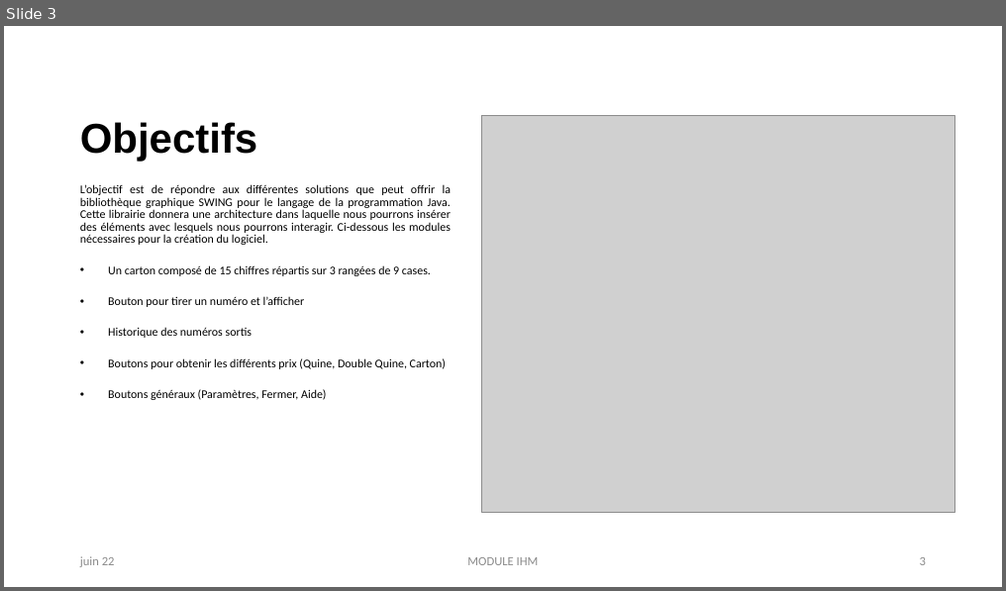
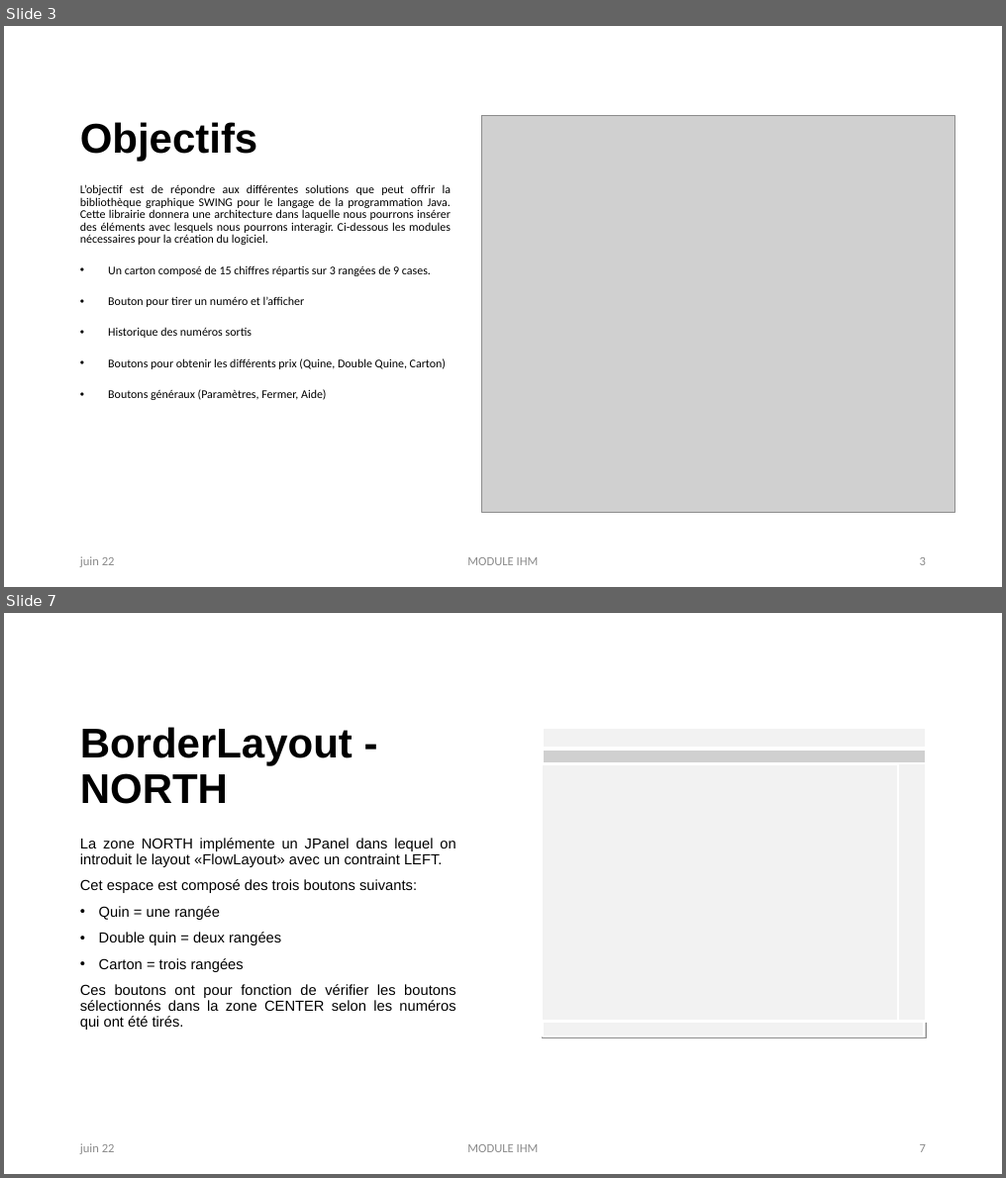
Before and after one commit to UfukArslan/Loto, a slide deck: LOTTO.pptx. Shown one above the other, each under a label of ours: slide 3 before the commit, slides 3 and 7 after it; the slides between them are not shown. The pictures are 1006x591 and 1006x1178 pixels, drawn with LibreOffice and Linux fonts; fonts in the diff are those of the drawing; grey boxes stand for pictures. Boxes give left, top, right and bottom in pixels: in the first picture for what was removed or moved away, otherwise in the second. Text is boxed around its words. In the diff, an @@ line names an element or a change of style, - is before the commit and + after.

```diff
--- a/LOTTO.pptx
+++ b/LOTTO.pptx
@@ slide 7 added at (x1=4, y1=613, x2=1002, y2=1174), background #FFFFFF @@
@@ title added at (x1=80, y1=727, x2=352, y2=804), 40 pt, text #000000, bold @@
+BorderLayout - NORTH
@@ picture added at (x1=543, y1=728, x2=927, y2=1039) @@
@@ rectangle added at (x1=543, y1=728, x2=927, y2=749), fill #FFFFFF at 73% opacity, outline #FFFFFF 2.25 pt @@
@@ rectangle added at (x1=543, y1=750, x2=927, y2=763), outline #FFFFFF 2.25 pt @@
@@ rectangle added at (x1=543, y1=764, x2=899, y2=1023), fill #FFFFFF at 73% opacity, outline #FFFFFF 2.25 pt @@
@@ rectangle added at (x1=898, y1=763, x2=927, y2=1022), fill #FFFFFF at 73% opacity, outline #FFFFFF 2.25 pt @@
@@ text added at (x1=80, y1=838, x2=455, y2=1030), 14 pt, text #000000 @@
+La zone NORTH implémente un JPanel dans lequel on introduit le layout «FlowLayout» avec un contraint LEFT.
+Cet espace est composé des trois boutons suivants:
+• Quin = une rangée
+• Double quin = deux rangées
+• Carton = trois rangées
+Ces boutons ont pour fonction de vérifier les boutons sélectionnés dans la zone CENTER selon les numéros qui ont été tirés.
@@ rectangle added at (x1=543, y1=1022, x2=924, y2=1037), fill #FFFFFF at 73% opacity, outline #FFFFFF 2.25 pt @@
@@ text added at (x1=80, y1=1144, x2=115, y2=1155), 12 pt, text #8C8C8C @@
+juin 22
@@ text added at (x1=467, y1=1145, x2=539, y2=1153), 12 pt, text #8C8C8C @@
+MODULE IHM
@@ page number added at (x1=920, y1=1145, x2=926, y2=1153), 12 pt, text #8C8C8C @@
+7
```
Also in this commit, not shown: 2 slides changed, 5 other slides added, 19 other files.
